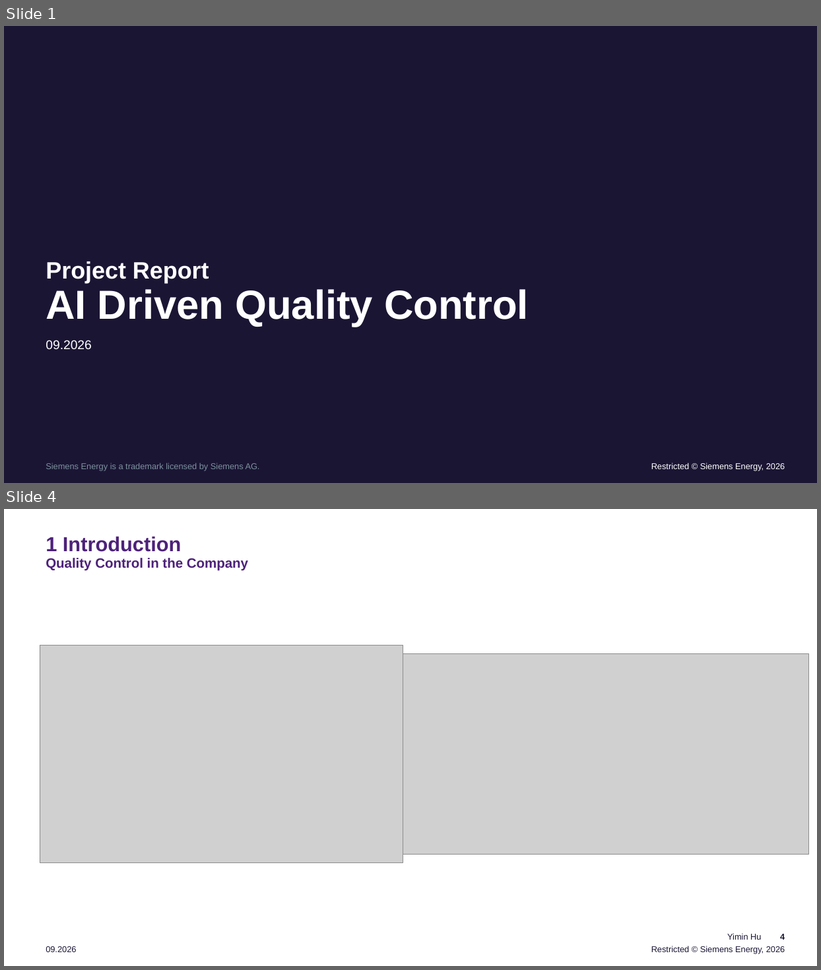
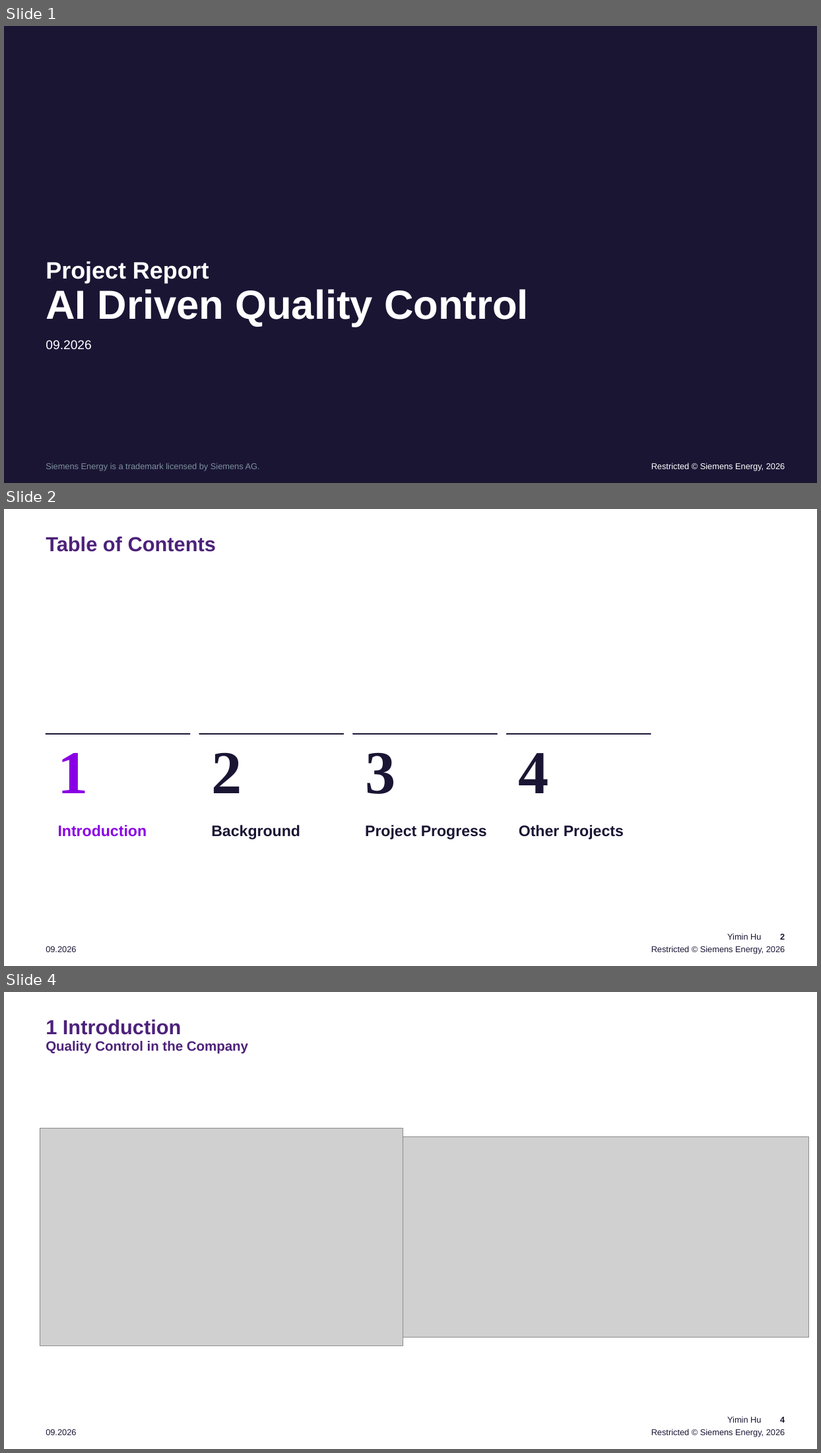
Before and after one commit to YiminHu26/fcr_ai_glasses, a slide deck: resources/presentation/AI Driven Quality Control.pptx. Shown one above the other, each under a label of ours: slides 1 and 4 before the commit, slides 1, 2 and 4 after it; the slides between them are not shown. The pictures are 821x970 and 821x1453 pixels, drawn with LibreOffice and Linux fonts; fonts in the diff are those of the drawing; grey boxes stand for pictures; background and template pictures are left out. Boxes give left, top, right and bottom in pixels: in the first picture for what was removed or moved away, otherwise in the second. Text is boxed around its words. In the diff, an @@ line names an element or a change of style, - is before the commit and + after.

Commit message:
Updated slides with other projects chapter

```diff
--- a/resources/presentation/AI Driven Quality Control.pptx
+++ b/resources/presentation/AI Driven Quality Control.pptx
@@ slide 2 added at (4,509,817,966), background #FFFFFF; not listed: 4 template elements that a slide beside it also shows @@
@@ title added at (46,536,216,552), 24 pt, text #4D217A, bold @@
+Table of Contents
@@ line added from (46, 734) to (190, 734), #1B1534 1.5 pt @@
@@ line added from (199, 734) to (344, 734), #1B1534 1.5 pt @@
@@ line added from (353, 734) to (498, 734), #1B1534 1.5 pt @@
@@ line added from (507, 734) to (651, 734), #1B1534 1.5 pt @@
@@ text added at (58,753,147,837), 18 pt, text #8A00E5, bold @@
+1
+  Introduction
@@ text added at (211,753,300,840), 18 pt, text #1B1534, bold @@
+2
+  Background
@@ text added at (365,753,487,840), 18 pt, text #1B1534, bold @@
+3
+  Project Progress
@@ text added at (519,753,624,840), 18 pt, text #1B1534, bold @@
+4
+  Other Projects
```
Also in this commit, not shown: 3 slides changed, 5 other slides added, 4 slides removed, 2 other files.
